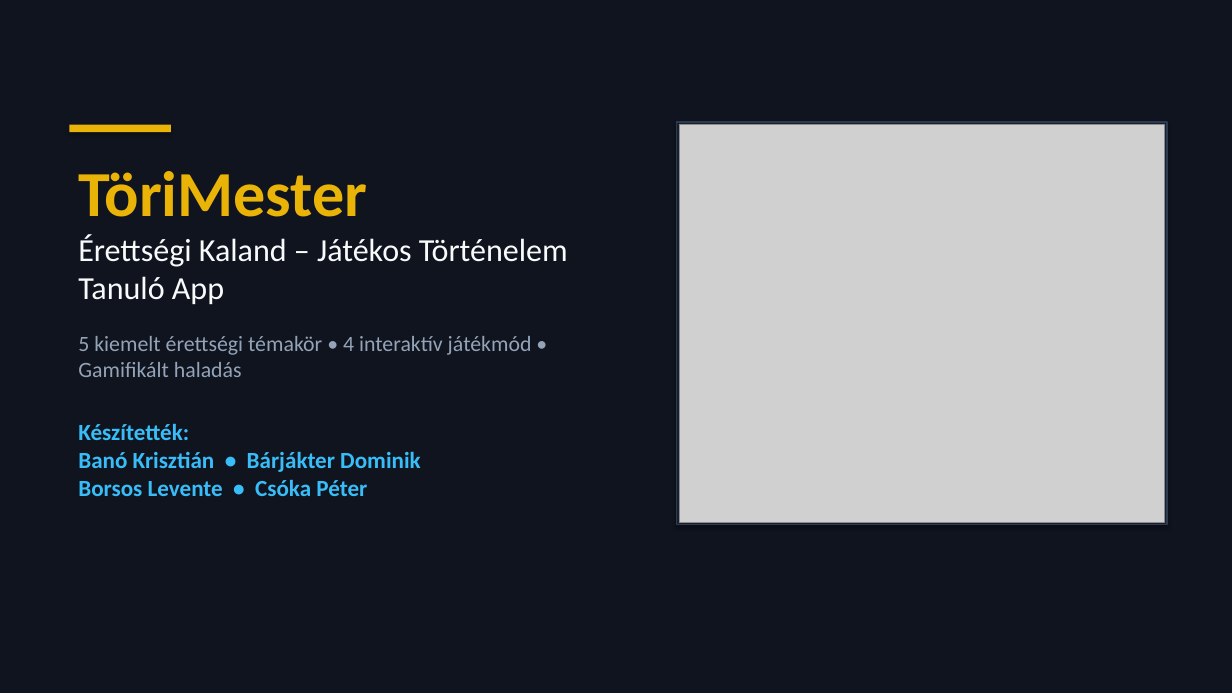
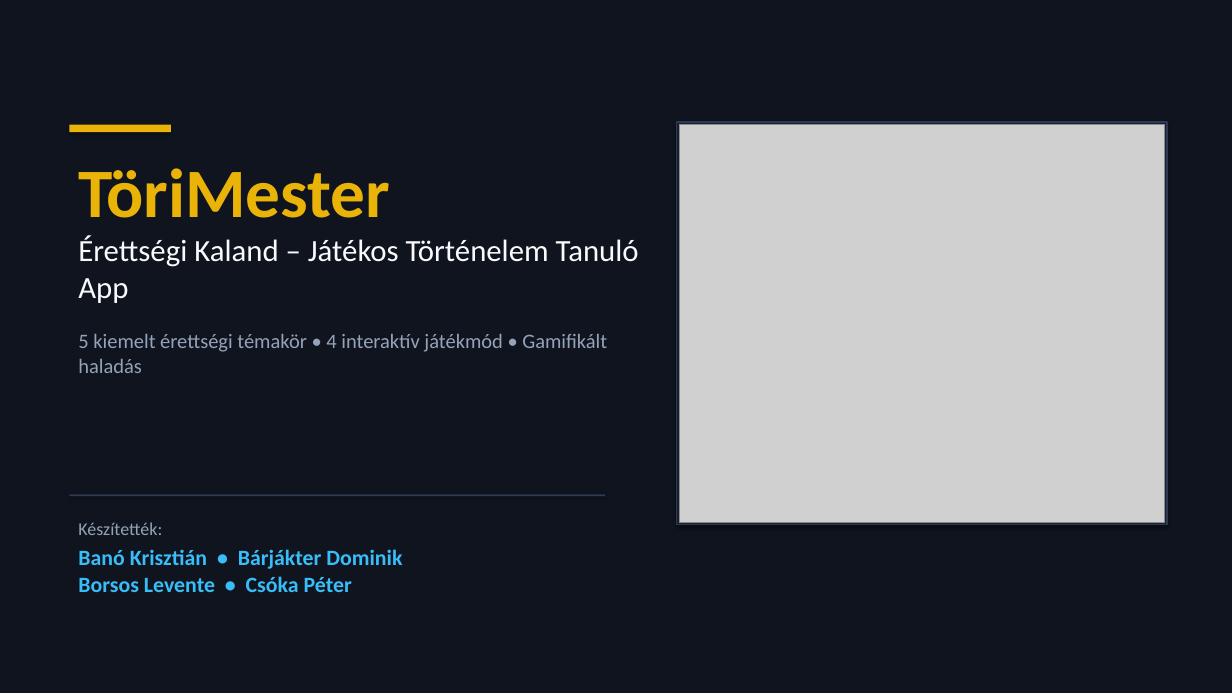
Before and after one commit to hcr1s/tortenelem_tanulo_app, a slide deck: slide 1 of docs/ToriMester_Bemutato.pptx. Drawn at 1232x693 pixels with LibreOffice and Linux fonts; fonts in the diff are those of the drawing; grey boxes stand for pictures. Boxes give left, top, right and bottom in pixels: in the first picture for what was removed or moved away, otherwise in the second. Text is boxed around its words. In the diff, an @@ line names an element or a change of style, - is before the commit and + after.

Commit message:
docs: cimoldal keszitok blokkjanak kulon, alulra igazitasa

```diff
--- a/docs/ToriMester_Bemutato.pptx
+++ b/docs/ToriMester_Bemutato.pptx
@@ text "TöriMester" at (78, 168, 639, 373): size 50 to 54 pt in "TöriMester"; size 25 to 24 pt in "Érettségi Kaland – Játékos Történelem Tanuló App"; size 17 to 16 pt in "5 kiemelt érettségi témakör • 4 interaktív ..."; less space between paragraphs @@
@@ text at (78, 423, 421, 496): paragraph removed @@
-Készítették:
-Banó Krisztián • Bárjákter Dominik
-Borsos Levente • Csóka Péter
@@ rectangle added at (69, 494, 605, 496), fill #2D3A52 @@
@@ text added at (78, 522, 402, 592), 17 pt, text #38BDF8, bold @@
+Készítették:
+Banó Krisztián • Bárjákter Dominik
+Borsos Levente • Csóka Péter
```
